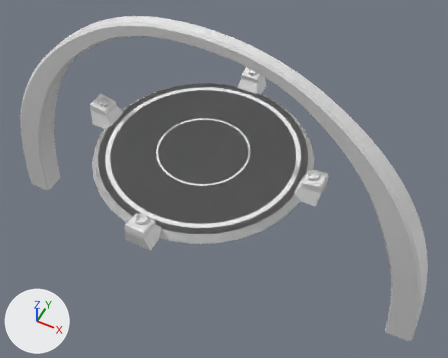
Before and after pictures for a commit that changed the Blender file Assets/Blender/Cult/cult-trial-start.blend.
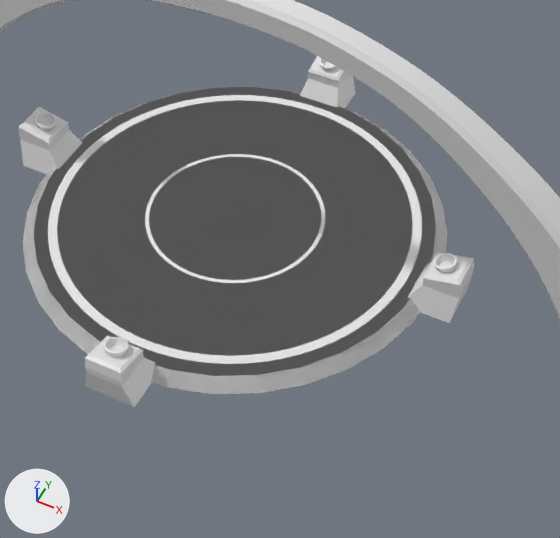
Each version appears first whole from a 50 mm lens placed at (22.3, -39.9, 47.1), pointed at (2.7, -0.5, -2.0), and next in a close-up on the part from 18% to 83% of the width and 11% to 89% of the height. The axes (+X, +Y, +Z) are drawn at lower left. The lights are the same throughout. The last two pictures show the newer version.

Objects in the first close-up: 'CultTrialStartArch', 'CultTrialStartCollision', 'CultTrialStartPillarBrazier', 'CultTrialStartPillars', 'CultTrialStartRender'.
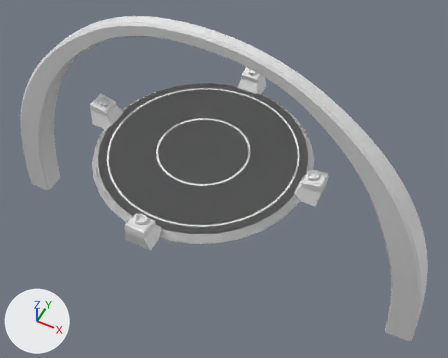
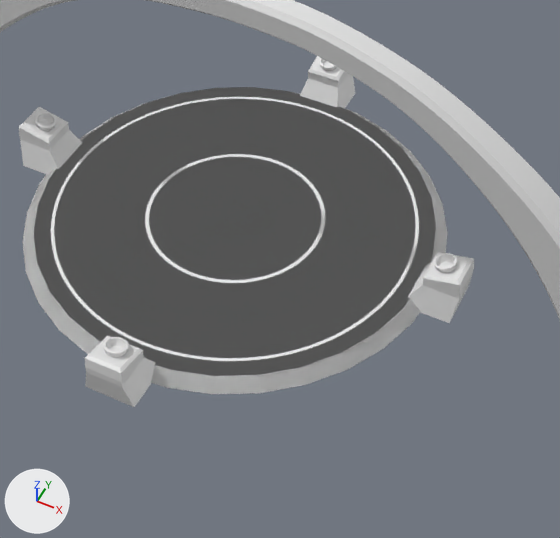
ob_nurbscircle_001 is not drawn itself; it is used by a modifier of ob_culttrialstartrender.
ob_nurbscircle_003 is not drawn itself; it is used by a modifier of ob_culttrialstartrender.

Pixel boxes (x1, y1, x2, y2) of what changed, in the close-ups (560 x 538 px):
'CultTrialStartRender', reshaped, modifiers changed: (22, 87, 448, 394) in both
part 1 of me_cylinder_005, reshaped: (44, 91, 425, 367) in both

The change in detail:
me_cylinder_005 is used by ob_culttrialstartrender; location (0.0, 0.0, 0.0).
me_cylinder_005 had 64 vertices, 34 faces and spanned x -11.6..11.6, y -11.6..11.6, z 0.0..0.6.
me_cylinder_005 now has 1446 vertices, 1208 faces and spans x -11.6..11.6, y -11.6..11.6, z 0.0..0.6.
me_cylinder_005 part 1: 8 vertices removed from x -11.6..11.6, y -11.6..11.6, z 0.0..0.6; 1390 vertices added at x -11.6..11.6, y -11.6..11.6, z 0.0..0.6.
me_cylinder_005 part 2: the surface is now shaded smooth.
Object 'CultTrialStartRender' (ob_culttrialstartrender) loses its BOOLEAN modifier named 'Boolean'.
Modifier setting removed (it was object = ob_nurbscircle_001).
Object 'CultTrialStartRender' (ob_culttrialstartrender) loses its BOOLEAN modifier named 'Boolean.001'.
Modifier setting removed (it was object = ob_plane).
Object 'CultTrialStartRender' (ob_culttrialstartrender) loses its BOOLEAN modifier named 'Boolean.002'.
Modifier setting removed (it was object = ob_nurbscircle_003).
Object 'NurbsCircle.001' (ob_nurbscircle_001) moves from (0.0, 0.0, 0.717) to (0.0, 0.0, 0.851).
Object 'NurbsCircle.003' (ob_nurbscircle_003) moves from (0.0, 0.0, 0.845) to (0.0, 0.0, 3.35).
